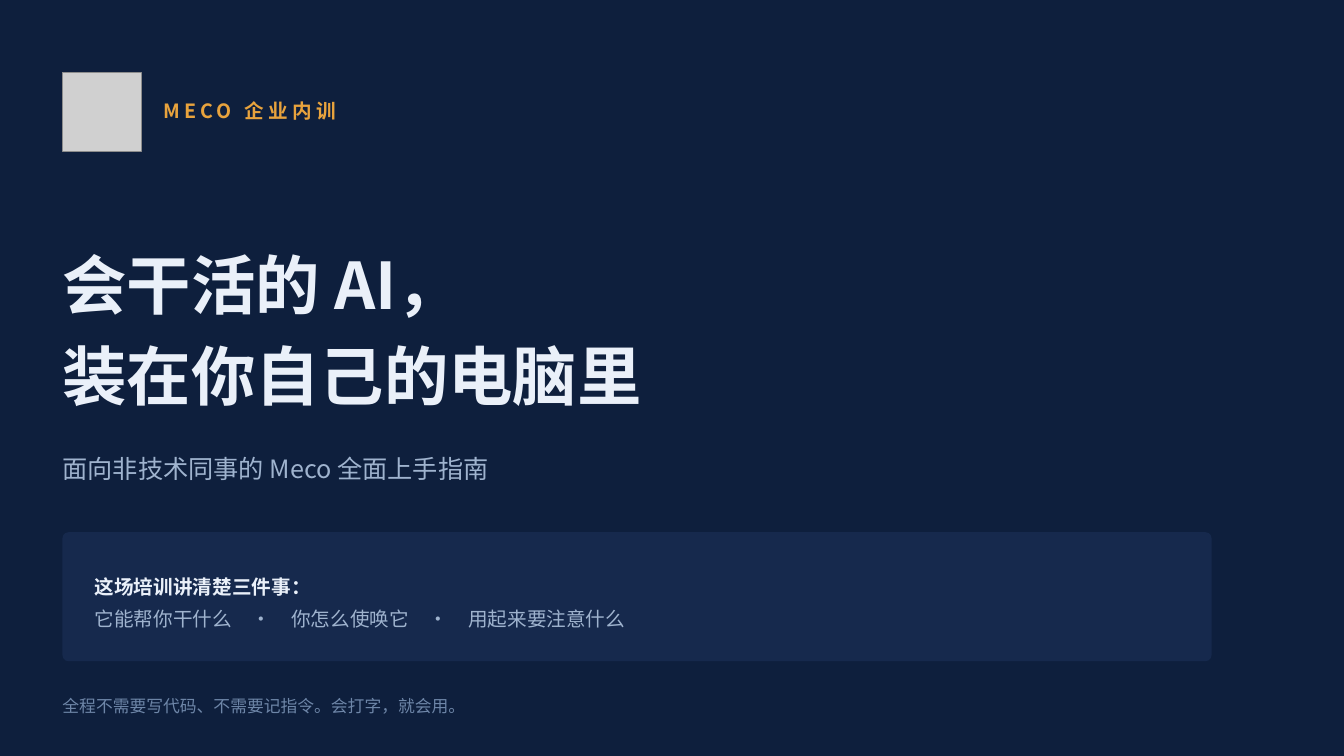
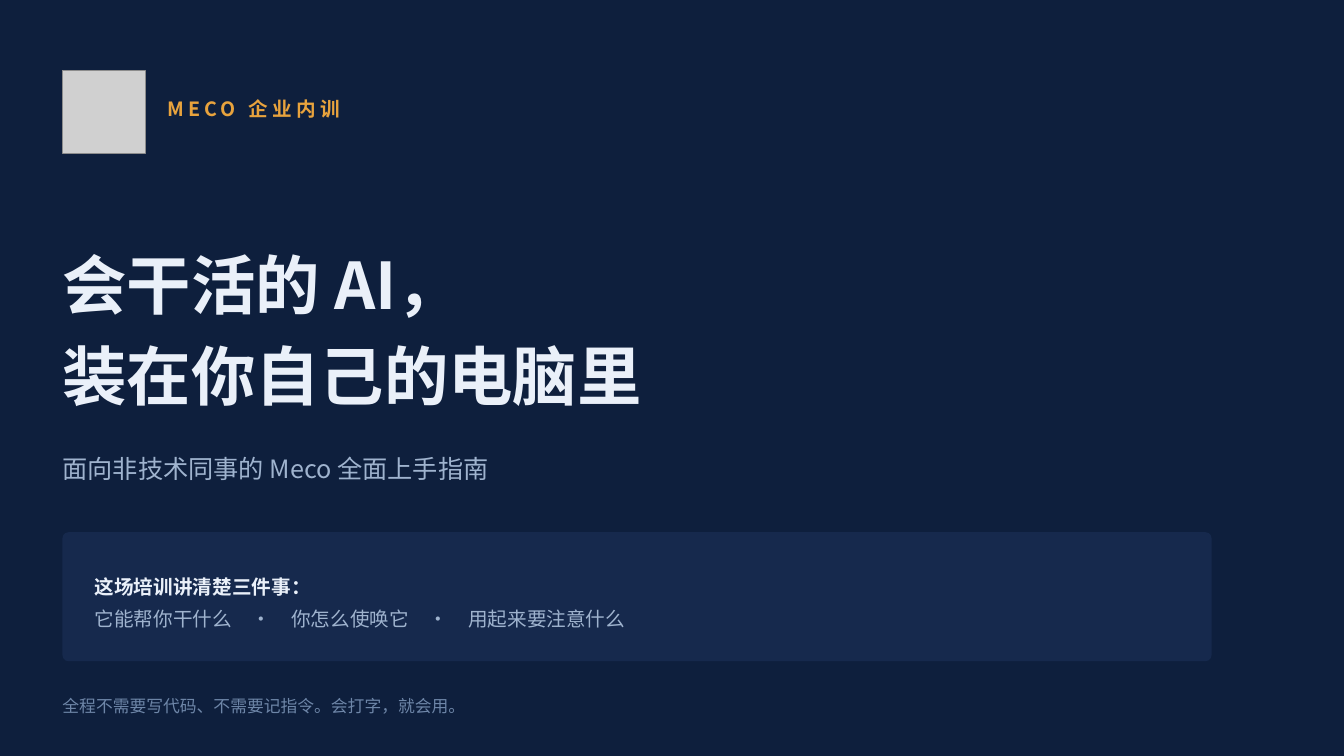
Before and after one commit to LangInOS/heyoo-meco, a slide deck: slide 1 of docs/training/Meco企业培训-非技术员工全面上手指南.pptx. Drawn at 1344x756 pixels with LibreOffice and Linux fonts; fonts in the diff are those of the drawing; grey boxes stand for pictures. Boxes give left, top, right and bottom in pixels: in the first picture for what was removed or moved away, otherwise in the second. Text is boxed around its words. In the diff, an @@ line names an element or a change of style, - is before the commit and + after.

```diff
--- a/docs/training/Meco企业培训-非技术员工全面上手指南.pptx
+++ b/docs/training/Meco企业培训-非技术员工全面上手指南.pptx
@@ picture: place and size @@
-picture at bbox=[63, 73, 141, 151]
+picture at bbox=[63, 71, 145, 153]
@@ text "MECO 企业内训": place and size @@
-text "MECO 企业内训" at bbox=[163, 101, 336, 120]
+text "MECO 企业内训" at bbox=[167, 99, 340, 118]
```
Also in this commit, not shown: 3 other slides changed, 6 other files.
